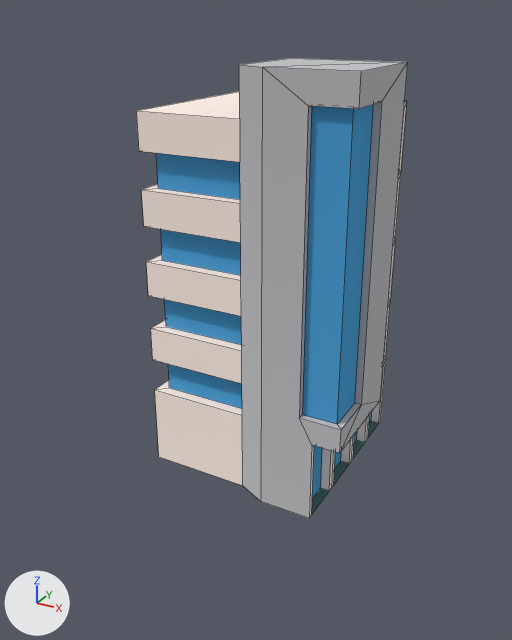
What one commit did to the Blender file Blender/KIA_World.blend.
Rendered twice from a 50 mm lens placed at (3.36, -6.57, 4.81), pointed at (0.01, -0.48, 1.77). The axes (+X, +Y, +Z) are drawn at lower left. The lights are the same throughout. Mesh edges are drawn as thin lines.

In view in the first picture: 'Office'.
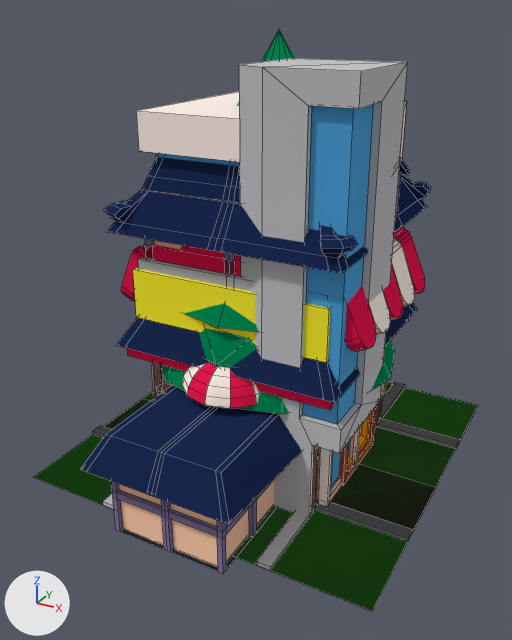
Pixel boxes [x1, y1, x2, y2] of what changed, in the pictures (512 x 640 px):
'Dojo', added (blue)
    after: [81, 157, 431, 573]
'Grass', shown (green)
    after: [34, 383, 478, 611]
'Restaurant', shown
    after: [121, 227, 425, 506]
'CarDealerJunky', shown (yellow)
    after: [133, 267, 379, 506]
'Road_X', shown
    after: [92, 382, 475, 571]
'Tree_Evergreen', shown (green)
    after: [161, 29, 395, 414]
'Road_L', shown
    after: [106, 383, 476, 607]
'Gym', shown
    after: [138, 257, 381, 507]
'Home', shown
    after: [127, 306, 409, 504]
'Road_I', shown (green)
    after: [37, 386, 460, 501]
'Tree_Deciduous', shown (green)
    after: [199, 329, 256, 367]
'Road_T', shown
    after: [38, 393, 459, 562]
'Jeweler', shown
    after: [153, 364, 382, 506]

Edits to the bpy script that builds the scene:
```text
Add me_cube_004:
    me_cube_004.from_pydata(...)  # 406 vertices, 383 faces; spans x 0.0..1.32, y -2.44..1.32, z 0.0..3.63
    me_cube_004.materials.append(mat_colors)  # picture img_palette_png
Change ob_home:
    remove ob_home.hide_set(True)
Change ob_restaurant:
    remove ob_restaurant.hide_set(True)
Change ob_road_x:
    remove ob_road_x.hide_set(True)
Change ob_road_t:
    remove ob_road_t.hide_set(True)
Change ob_road_l:
    remove ob_road_l.hide_set(True)
Change ob_road_i:
    remove ob_road_i.hide_set(True)
Change ob_grass:
    remove ob_grass.hide_set(True)
Change ob_tree_deciduous:
    remove ob_tree_deciduous.hide_set(True)
Change ob_tree_evergreen:
    remove ob_tree_evergreen.hide_set(True)
Change ob_gym:
    remove ob_gym.hide_set(True)
Change ob_jeweler:
    remove ob_jeweler.hide_set(True)
Change ob_cardealerjunky:
    remove ob_cardealerjunky.hide_set(True)
Add ob_dojo:
    ob_dojo = bpy.data.objects.new('Dojo', me_cube_004)
    ob_dojo.location = (0.0, 0.0, 0.0)
    _m = ob_dojo.modifiers.new('Mirror', 'MIRROR')
```
